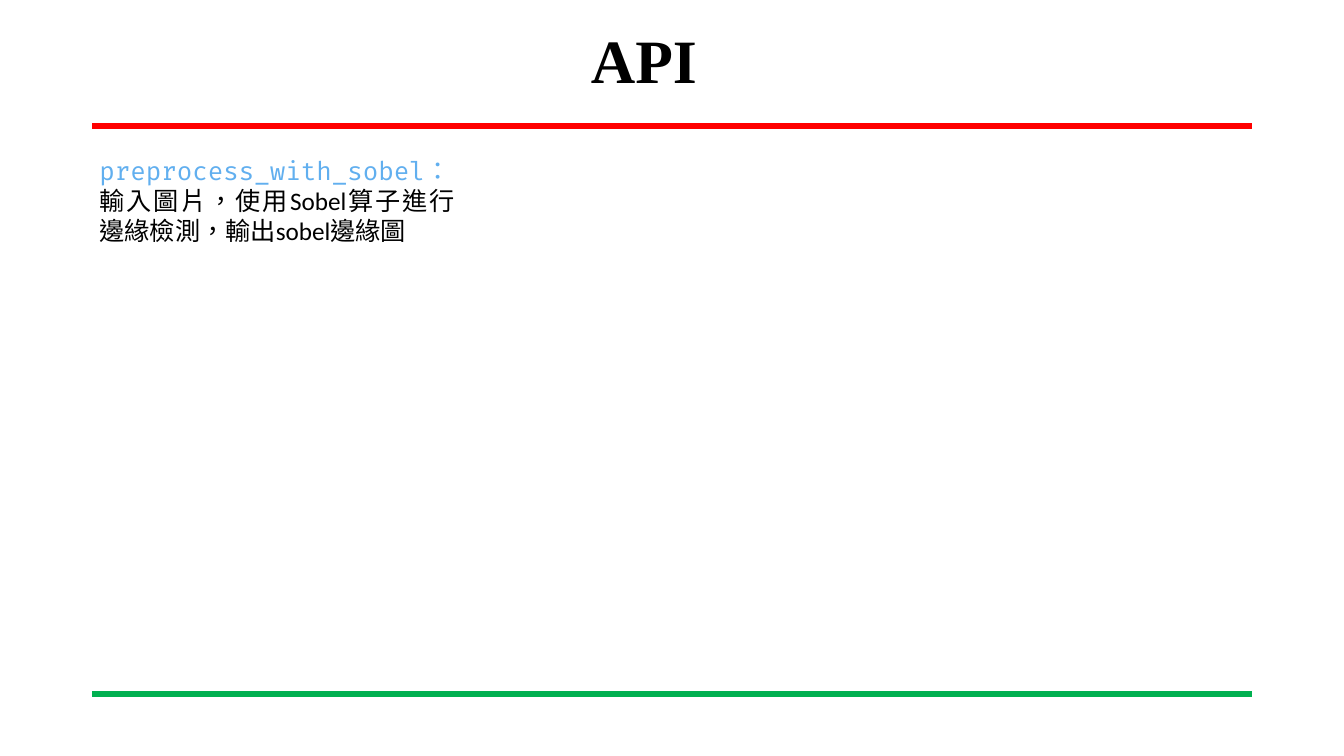
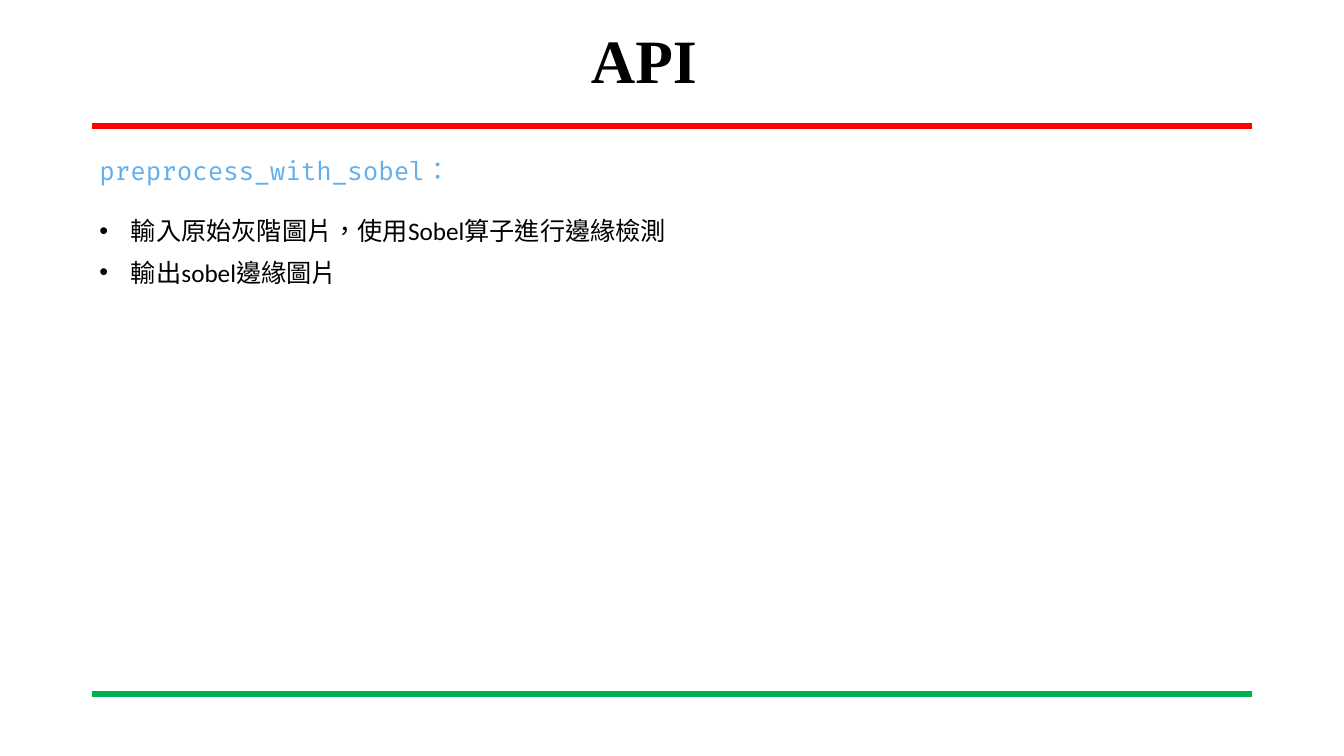
Before and after one commit to CCH147/113embedded-image, a slide deck: slide 3 of 嵌入式影像處理_1107.pptx. Drawn at 1344x756 pixels with LibreOffice and Linux fonts; fonts in the diff are those of the drawing; background and template pictures are left out. Boxes give left, top, right and bottom in pixels: in the first picture for what was removed or moved away, otherwise in the second. Text is boxed around its words. In the diff, an @@ line names an element or a change of style, - is before the commit and + after.

```diff
--- a/嵌入式影像處理_1107.pptx
+++ b/嵌入式影像處理_1107.pptx
@@ text at [131, 218, 666, 242]: text changed @@
-輸入圖片，使用Sobel算子進行邊緣檢測，輸出sobel邊緣圖
+• 輸入原始灰階圖片，使用Sobel算子進行邊緣檢測
@@ text added at [131, 260, 337, 284], 18 pt, text #000000 @@
+• 輸出sobel邊緣圖片
```
Also in this commit, not shown: 2 other slides changed, 3 slides added, 4 slides removed.
